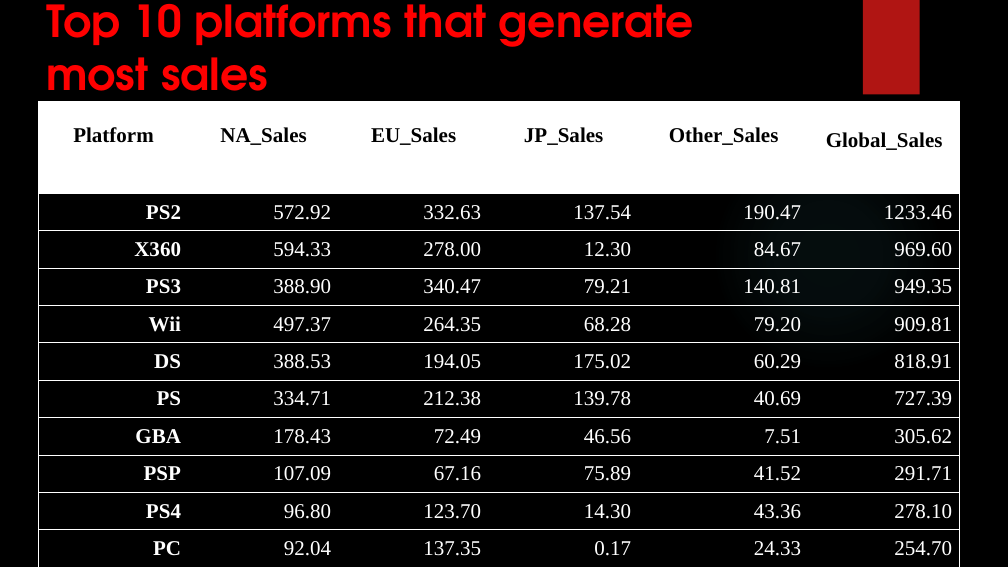
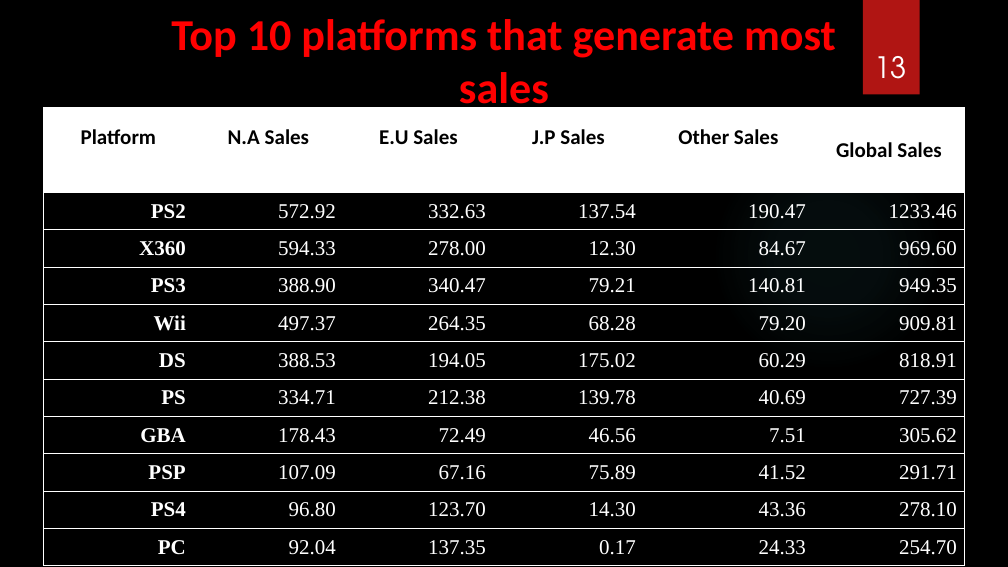
Before and after one commit to JMDUKU/GROUP-K-EDA-PROJECT, a slide deck: slide 13 of Group K EDA Project DIGICAP.pptx (slide 11 before the commit). Drawn at 1008x567 pixels with LibreOffice and Linux fonts; fonts in the diff are those of the drawing; background and template pictures are left out. Boxes give left, top, right and bottom in pixels: in the first picture for what was removed or moved away, otherwise in the second. Text is boxed around its words. In the diff, an @@ line names an element or a change of style, - is before the commit and + after.

```diff
--- a/Group K EDA Project DIGICAP.pptx
+++ b/Group K EDA Project DIGICAP.pptx
@@ title "Top 10 platforms that generate ...": place and size @@
-title "Top 10 platforms that generate ..." at box(46, 4, 694, 109)
+title "Top 10 platforms that generate ..." at box(171, 19, 836, 114)
@@ title "Top 10 platforms that generate ..." at box(171, 19, 836, 114): font TeX Gyre Adventor to Calibri; alignment left to centre @@
@@ page number added at box(874, 56, 907, 79), 28 pt, text #FFFFFF @@
+13
@@ table at box(43, 107, 963, 564) @@
-row 1: Platform | NA_Sales | EU_Sales | JP_Sales | Other_Sales | Global_Sales
+row 1: Platform | N.A Sales | E.U Sales | J.P Sales | Other Sales | Global Sales
@@ font Times New Roman to Calibri in "Platform" @@
@@ table: place and size @@
-table at box(39, 101, 959, 567)
+table at box(43, 107, 963, 564)
```
Also in this commit, not shown: 18 other slides changed, 2 slides added, 1 slide removed.
